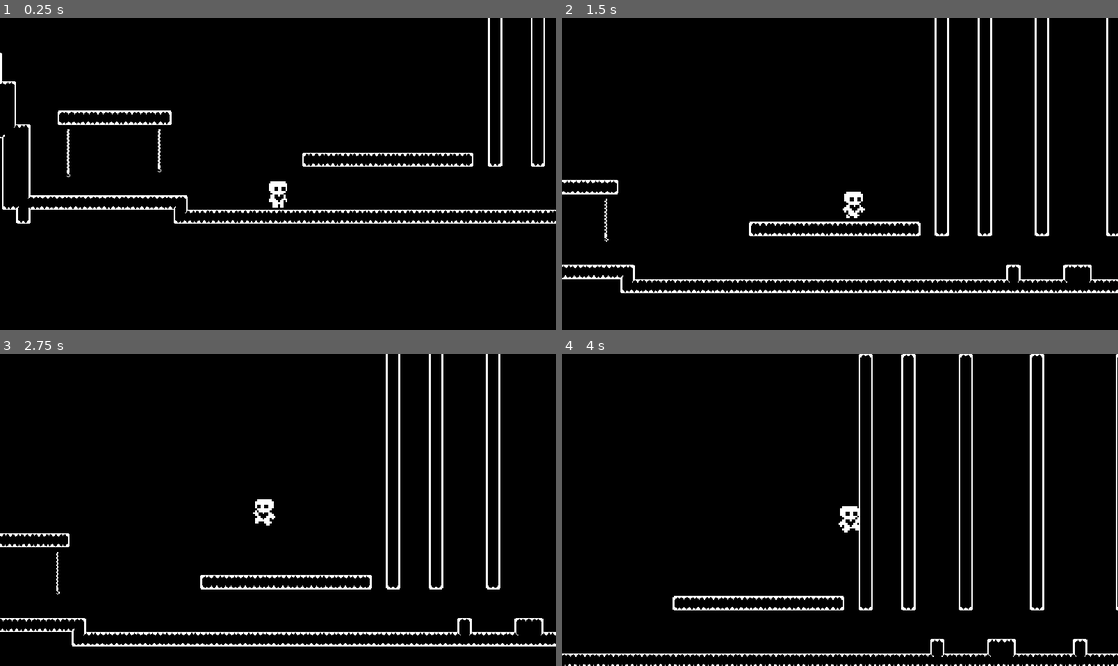
Above: before the commit, frames 1-4 (two rows, left to right).
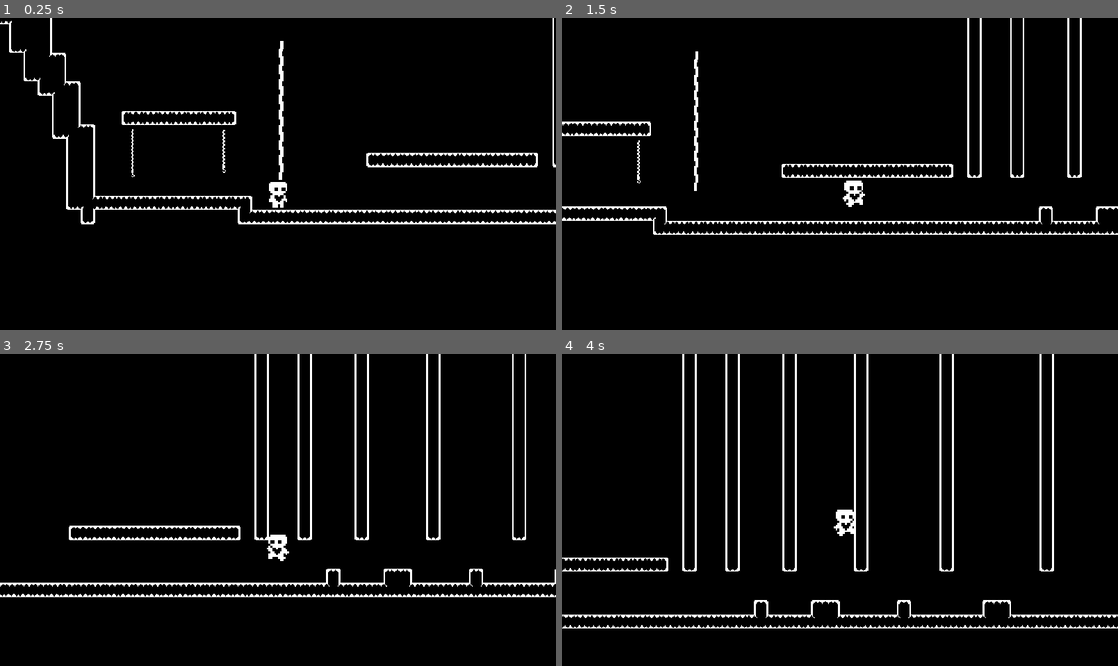
Above: after the commit, the same moments.

Repository: zemda/Trials
Game: Godot game, scene res://levels/TestMainMap.tscn
Same seed, same stepped clock (60 frames per second), same inputs: the game is played once before the commit and once after it.
Inputs (mouse positions are in pixels of both pictures, inside the frame that each line leads up to):
- Up to frame 1 (0.25 s): no input
- Up to frame 2 (1.5 s): move the mouse to (962, 158) at 0.52 s; hold W (move_up) 0.53-1.28 s; hold Right (move_right) from 0.53 s (still down); tap E (rope, bound only after the commit) at 0.6 s; click (962, 158) at 0.67 s; move the mouse to (728, 189) at 1.27 s; tap W (move_up) at 1.35 s
- Up to frame 3 (2.75 s): tap W (move_up) at 1.52, 1.82 s; tap E (rope, bound only after the commit) at 1.55, 2.1 s; move the mouse to (333, 441) at 2.02 s; release Right (move_right) at 2.03 s; hold A (move_left) from 2.03 s (still down); hold W (move_up) from 2.03 s (still down)
- Up to frame 4 (4 s): move the mouse to (812, 572) at 2.77 s; release A (move_left) at 2.78 s; release W (move_up) at 2.78 s; hold Right (move_right) from 2.78 s (still down); tap E (rope, bound only after the commit) at 2.85 s; click (812, 572) at 2.92 s; tap W (move_up) at 3.02, 3.32 s; move the mouse to (1006, 556) at 3.52 s; hold W (move_up) from 3.53 s (still down)

The runs differ from the first frame. In frame 1, 4.3% of the frame differs, in the area x 0-100%, y 0-67%; in frame 2, 7.0%; in frame 3, 8.4%; in frame 4, 8.7%, in the area x 0-100%, y 0-100%.

Commit message:
improve swinging rope

Diff:
--- a/src/levels/TestMainMap.tscn
+++ b/src/levels/TestMainMap.tscn
@@ -6,12 +6,16 @@
 [ext_resource type="PackedScene" uid="uid://cutu0gftlve2p" path="res://levels/level_tile_map.tscn" id="4_5rt4o"]
 [ext_resource type="PackedScene" uid="uid://dfhxu3p84uj6j" path="res://scenes/world/rope.tscn" id="5_gcflu"]
 [ext_resource type="PackedScene" uid="uid://bcd4ejkx5feex" path="res://scenes/world/rope_manuall.tscn" id="6_mitek"]
+[ext_resource type="PackedScene" uid="uid://b1unhik2gekuu" path="res://scenes/world/rope/Rope.tscn" id="7_wfn4k"]
 
 [node name="TestMainMap" type="Node2D"]
 script = ExtResource("1_6j0a2")
 
 [node name="Player" parent="." groups=["Wrapable"] instance=ExtResource("2_lfv6r")]
-position = Vector2(-1033, -180)
+position = Vector2(-1105, -186)
+floor_constant_speed = true
+floor_max_angle = 1.0472
+floor_snap_length = 4.0
 
 [node name="Spikes" parent="." instance=ExtResource("3_60050")]
 position = Vector2(271, 82)
@@ -34,3 +38,8 @@
 
 [node name="RopeManuall" parent="Map" instance=ExtResource("6_mitek")]
 position = Vector2(-1268, -268)
+
+[node name="Rope" parent="." instance=ExtResource("7_wfn4k")]
+position = Vector2(-1094, -356)
+rotation = -1.5708
+scale = Vector2(0.5, 0.5)
--- a/src/project.godot
+++ b/src/project.godot
@@ -28,6 +28,7 @@
 
 Hookable="Objects that can be use as a hook point"
 Wrapable=""
+Player=""
 
 [input]
 
@@ -56,6 +57,11 @@
 , Object(InputEventKey,"resource_local_to_scene":false,"resource_name":"","device":-1,"window_id":0,"alt_pressed":false …(186 unchanged characters)…
 ]
 }
+rope={
+"deadzone": 0.5,
+"events": [Object(InputEventKey,"resource_local_to_scene":false,"resource_name":"","device":-1,"window_id":0,"alt_pressed":false,"shift_pressed":false,"ctrl_pressed":false,"meta_pressed":false,"pressed":false,"keycode":0,"physical_keycode":69,"key_label":0,"unicode":101,"location":0,"echo":false,"script":null)
+]
+}
 
 [layer_names]
 
--- a/src/scenes/characters/player.tscn
+++ b/src/scenes/characters/player.tscn
@@ -91,7 +91,7 @@
 [sub_resource type="RectangleShape2D" id="RectangleShape2D_rk5ob"]
 size = Vector2(14.5, 31.5)
 
-[node name="Player" type="CharacterBody2D"]
+[node name="Player" type="CharacterBody2D" groups=["Player"]]
 position = Vector2(0, -4)
 collision_layer = 2
 script = ExtResource("1_8qk58")
--- a/src/scenes/world/rope/Rope.gd
+++ b/src/scenes/world/rope/Rope.gd
@@ -1,45 +1,83 @@
 extends Node2D
 
-var player
 var anchor
 var linked := false
 
 
-@export var pull_factor = 5
-@export var minimum_distance = 15
+@export var pull_factor = 7
+@export var minimum_distance = 22
+
+
+var player_in_range := false
+var player = null
 
 
 func _ready():
-	link_player_to_anchor()
+	link_segments_to_anchor()
+
 
 func _physics_process(delta):
 	if linked:
 		enforce_rope_constraints(delta)
+		if Input.is_action_just_pressed("rope"):
+			print("unlinking")
+			unlink_player()
+	elif player_in_range:
+		if Input.is_action_just_pressed("rope"):
+			print("Linking")
+			link_player_to_rope()
 
-func link_player_to_anchor():
-	await get_tree().process_frame
 
-	player = get_parent().get_node("Player")
+func link_segments_to_anchor():
 	anchor = $Anchor
-
-	# connect player to the last segment
-	$Player1_Joint.node_b = player.get_path()
-
-	# connect anchor
 	var first_segment = $Segments.get_child(0)
 	var first_segment_join = first_segment.get_node("PinJoint2D")
 	first_segment_join.node_b = anchor.get_path()
 
+
+func link_player_to_rope():
+	await get_tree().process_frame
+	player.is_attached_to_rope = true
+	# TODO: will create new joint here
+	$Player1_Joint.node_b = player.get_path()
 	linked = true
 
+
+func unlink_player():
+	linked = false
+	player.is_attached_to_rope = false
+	#$Player1_Joint.queue_free() ->since cant assign null to node_b, TODO creating new joint, prolly fix this when i will generate whole rope based on segment count. also when i will use smaller segments
+
+
 func enforce_rope_constraints(delta: float):
-	var player_position = player.global_position
-	var anchor_position = anchor.global_position
 	var rope_length = $Segments.get_child_count() * minimum_distance
 
-	var current_distance = player_position.distance_to(anchor_position)
-	if current_distance > rope_length:
-		var direction = (anchor_position - player_position).normalized()
+	var rope_vector =  player.global_position - anchor.global_position
+	var current_distance = rope_vector.length()
+	var direction = rope_vector.normalized()
+	var distance_difference = current_distance - rope_length
 
-		var pull_force = direction * (current_distance - rope_length) * pull_factor * delta
-		player.velocity += pull_force
+	if distance_difference > 0:
+		var k = 100.0
+		var damping = 10.0
+
+		var spring_force = -k * distance_difference * direction
+
+		var relative_velocity_along_rope = player.velocity.dot(direction) * direction
+		var damping_force = -damping * relative_velocity_along_rope
+
+		var total_force = spring_force + damping_force
+
+		player.velocity += total_force * delta
+
+
+func _on_area_2d_body_entered(body: Node2D) -> void:
+	if body.is_in_group("Player"):
+		print("entered area")
+		player_in_range = true
+		player = body
+
+
+func _on_area_2d_body_exited(body: Node2D) -> void:
+	if body.is_in_group("Player") && !linked:
+		player_in_range = false
--- a/src/scenes/world/rope/Rope.tscn
+++ b/src/scenes/world/rope/Rope.tscn
@@ -6,6 +6,10 @@
 
 [sub_resource type="RectangleShape2D" id="RectangleShape2D_nbod2"]
 size = Vector2(7, 7)
+
+[sub_resource type="CapsuleShape2D" id="CapsuleShape2D_aacnp"]
+radius = 13.0
+height = 286.0
 
 [node name="Rope" type="Node2D"]
 z_index = -1
@@ -69,7 +73,7 @@
 
 [node name="Player1_Joint" type="PinJoint2D" parent="."]
 z_index = -1
-position = Vector2(-271, -15)
+position = Vector2(-259, -15)
 node_a = NodePath("../Segments/Segment8")
 bias = 0.9
 softness = 1.0
@@ -85,6 +89,18 @@
 scale = Vector2(2.25, 2.25)
 texture = ExtResource("3_i08pj")
 
+[node name="Area2D" type="Area2D" parent="."]
+collision_layer = 32
+collision_mask = 2
+
+[node name="CollisionShape2D" type="CollisionShape2D" parent="Area2D"]
+position = Vector2(-133, -16)
+rotation = -1.5708
+shape = SubResource("CapsuleShape2D_aacnp")
+
+[connection signal="body_entered" from="Area2D" to="." method="_on_area_2d_body_entered"]
+[connection signal="body_exited" from="Area2D" to="." method="_on_area_2d_body_exited"]
+
 [editable path="Segments/Segment"]
 [editable path="Segments/Segment2"]
 [editable path="Segments/Segment3"]
--- a/src/scenes/world/rope/Segment.gd
+++ b/src/scenes/world/rope/Segment.gd
@@ -2,22 +2,10 @@
 
 var colliding : bool
 
-const color = [Color.RED, Color.GREEN]
+const color = [Color.TRANSPARENT, Color.GREEN]
 
 func _ready():
+	mass = 10
+	linear_damp = 5
+	angular_damp = 5
 	pass
-
-func _physics_process(_delta):
-
-	colliding = get_colliding_bodies().size() > 0
-	modulate = color[int(colliding)]
-
-	#deform()
-
-func deform():
-	var scale_x = 0.2
-	var scale_y = 0.6
-	var scale_range = 0.1
-	var deform = clamp((scale_range / 80) * 1, 0, scale_range)
-
-	$Sprite2D.scale = Vector2((scale_x - deform), (scale_y + deform))
--- a/src/scenes/world/rope/Segment.tscn
+++ b/src/scenes/world/rope/Segment.tscn
@@ -8,8 +8,7 @@
 height = 26.0
 
 [node name="Segment" type="RigidBody2D"]
-modulate = Color(1, 0, 0, 0.686275)
-collision_layer = 0
+collision_layer = 32
 gravity_scale = 0.2
 contact_monitor = true
 max_contacts_reported = 1
--- a/src/scripts/characters/player/player.gd
+++ b/src/scripts/characters/player/player.gd
@@ -34,7 +34,10 @@
 
 func apply_gravity(delta):
 	if not is_on_floor_override():
-		velocity += get_gravity() * delta * movement_data.gravity_scale
+		if is_attached_to_rope:
+			velocity += get_gravity() * delta * movement_data.gravity_scale * 0.3
+		else:
+			velocity += get_gravity() * delta * movement_data.gravity_scale
 
 
 func handle_acceleration(input_axis, delta):
--- a/src/states/state_swinging.gd
+++ b/src/states/state_swinging.gd
@@ -5,46 +5,20 @@
 
 const SWING_MAX_SPEED = 100.0
 const SWING_ACCELERATION = 200.0
+const SWING_DAMPING = 100.0
+
 
 func update(delta):
 	host.on_floor_override = false
-	enforce_rope_constraints(delta)
+	handle_swinging_input(delta)
 	host.apply_gravity(delta)
-	host.handle_jump()
+	handle_jump()
 	host.update_animations(0)
 	host.move_and_slide()
 	host.update_wall_state()
 
-func enforce_rope_constraints(delta: float) -> void:
-	await get_tree().process_frame
-	var rope = host.get_parent().get_node_or_null("Rope")
-	if rope:
-		host.is_attached_to_rope = true
-		var player_position = host.global_position
-		var anchor_position = rope.anchor.global_position
-		var rope_length = rope.get_node("Segments").get_child_count() * rope.minimum_distance
-
-		var current_distance = player_position.distance_to(anchor_position)
-		if current_distance > rope_length:
-			var direction = (anchor_position - player_position).normalized()
-			host.velocity += direction * (current_distance - rope_length) * rope.pull_factor * delta
-
-			if abs(host.velocity.y) < MIN_VERTICAL_VELOCITY:
-				host.animated_sprite_2d.play("idle")
-				host.on_floor_override = true
-
-			var pull_force = direction * (current_distance - rope_length) * CHAIN_PULL * delta
-			host.velocity += pull_force
-
-		var input_axis = Input.get_axis("move_left", "move_right")
-		print(input_axis)
-		if input_axis != 0:
-			host.velocity.x = move_toward(host.velocity.x, SWING_MAX_SPEED * input_axis, SWING_ACCELERATION * delta)
-	else:
-		host.is_attached_to_rope = false
 
 func _transition():
-	print(host.is_attached_to_rope)
 	if not host.is_attached_to_rope:
 		if host.is_on_floor_override():
 			return states.IDLE
@@ -52,3 +26,34 @@
 			return states.JUMP
 	else:
 		return states.NONE
+
+
+func handle_jump():
+	if host.is_on_floor_override():
+		if Input.is_action_pressed("move_up"):
+			host.velocity.y = -140
+	else:
+		if Input.is_action_just_released("move_up") and host.velocity.y < -140 / 2:
+			host.velocity.y = -140 / 2.0
+
+
+func handle_swinging_input(delta):
+	var input_axis = Input.get_axis("move_left", "move_right")
+	var rope = host.get_parent().get_node_or_null("Rope")
+
+	if rope:
+		var player_position = host.global_position
+		var anchor_position = rope.anchor.global_position
+		var rope_vector = player_position - anchor_position
+		var angle = atan2(rope_vector.y, rope_vector.x)
+		var desired_angle = deg_to_rad(-90)
+		var angle_difference = angle - desired_angle
+
+		if input_axis != 0:
+			host.velocity.x = move_toward(host.velocity.x, SWING_MAX_SPEED * input_axis, SWING_ACCELERATION * delta)
+		else:
+			host.velocity.x = move_toward(host.velocity.x, 0, SWING_DAMPING * delta)
+			var correction_force = -sin(angle_difference) * 30
+			host.velocity.x += correction_force * delta
+	else:
+		host.is_attached_to_rope = false
Not shown: 1 places in src/levels/TestMainMap.tscn that only renumber resources
Not shown: 1 places in src/scenes/world/rope/Rope.tscn that only renumber resources
